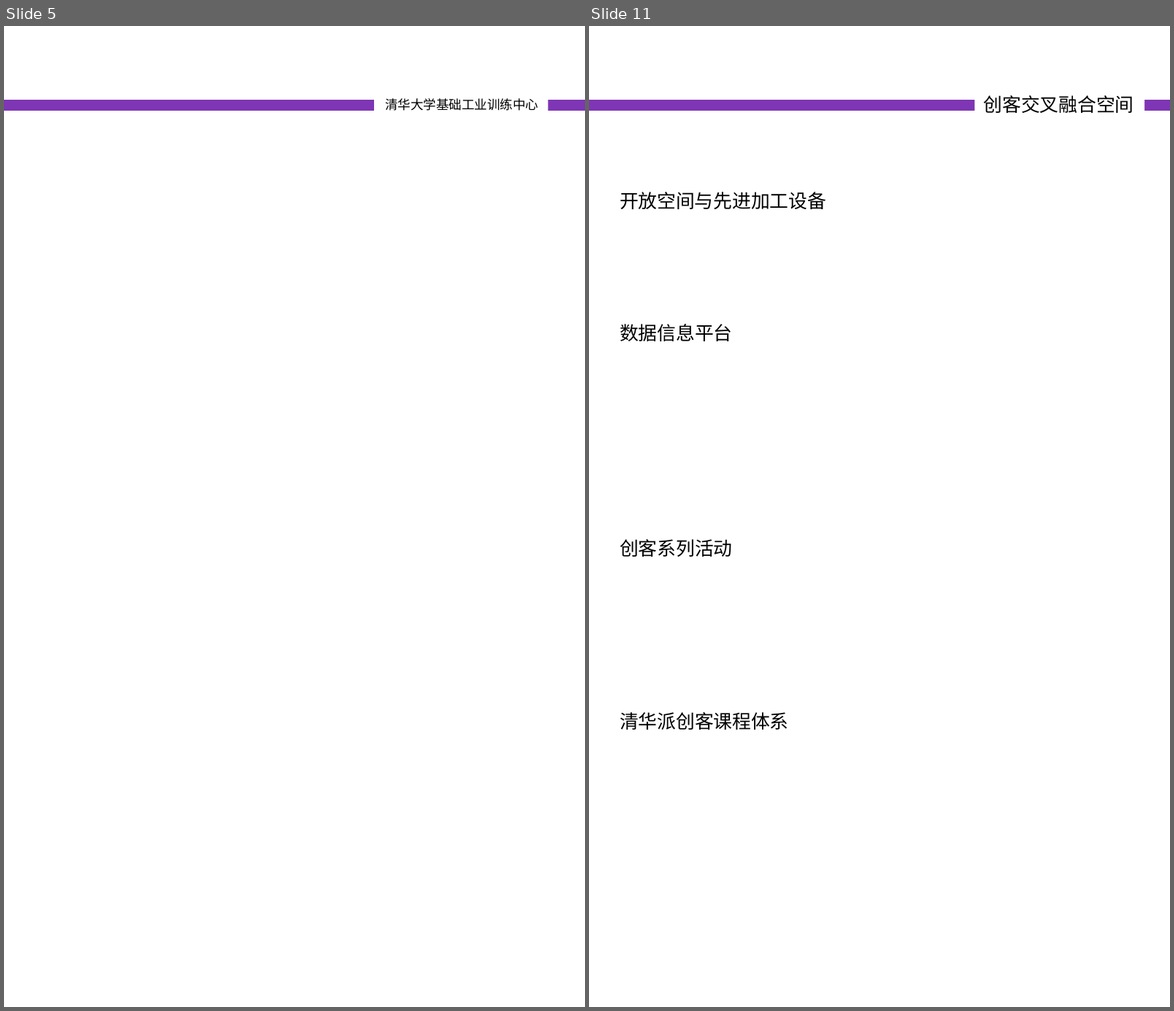
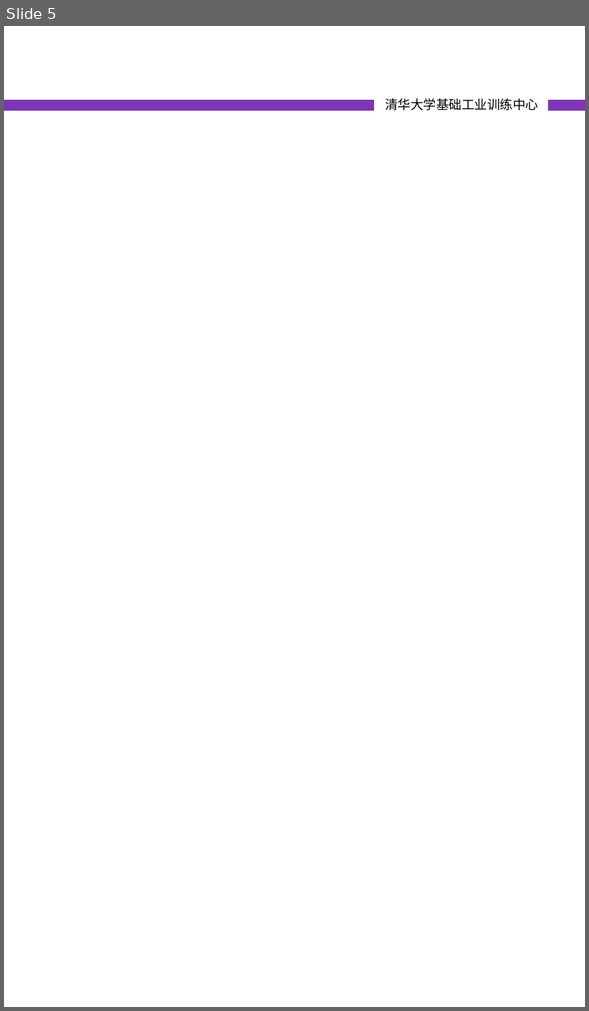
Before and after one commit to woodyme/i.center_my_workzone, a slide deck: 训练中心创客交叉融合空间建设/doc/创客交叉融合空间宣传册.pptx. Shown side by side, each under a label of ours: slides 5 and 11 before the commit, slide 5 after it; the slides between them are not shown. The pictures are 1174x1011 and 589x1011 pixels, drawn with LibreOffice and Linux fonts; fonts in the diff are those of the drawing. Boxes give left, top, right and bottom in pixels: in the first picture for what was removed or moved away, otherwise in the second. Text is boxed around its words. In the diff, an @@ line names an element or a change of style, - is before the commit and + after.

Commit message:
update 交叉融合空间宣传册

```diff
--- a/训练中心创客交叉融合空间建设/doc/创客交叉融合空间宣传册.pptx
+++ b/训练中心创客交叉融合空间建设/doc/创客交叉融合空间宣传册.pptx
@@ slide 11 removed at [589, 26, 1170, 1007], background #FFFFFF; not listed: 1 template element that a slide beside it also shows @@
@@ text removed at [984, 95, 1134, 113] @@
-创客交叉融合空间
@@ text removed at [620, 192, 826, 209] @@
-开放空间与先进加工设备
@@ text removed at [620, 324, 732, 341] @@
-数据信息平台
@@ text removed at [620, 539, 732, 557] @@
-创客系列活动
@@ text removed at [620, 712, 789, 730] @@
-清华派创客课程体系
```
Also in this commit, not shown: 5 slides changed, 8 slides added, 2 other slides removed, 1 other file.
